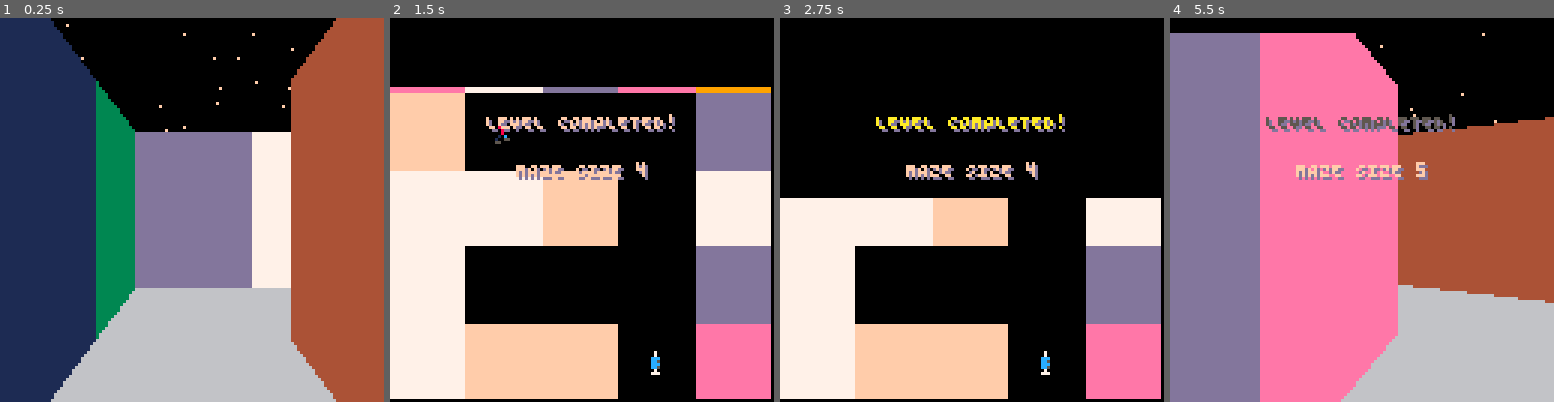
Above: before the commit, frames 1-4 (left to right).
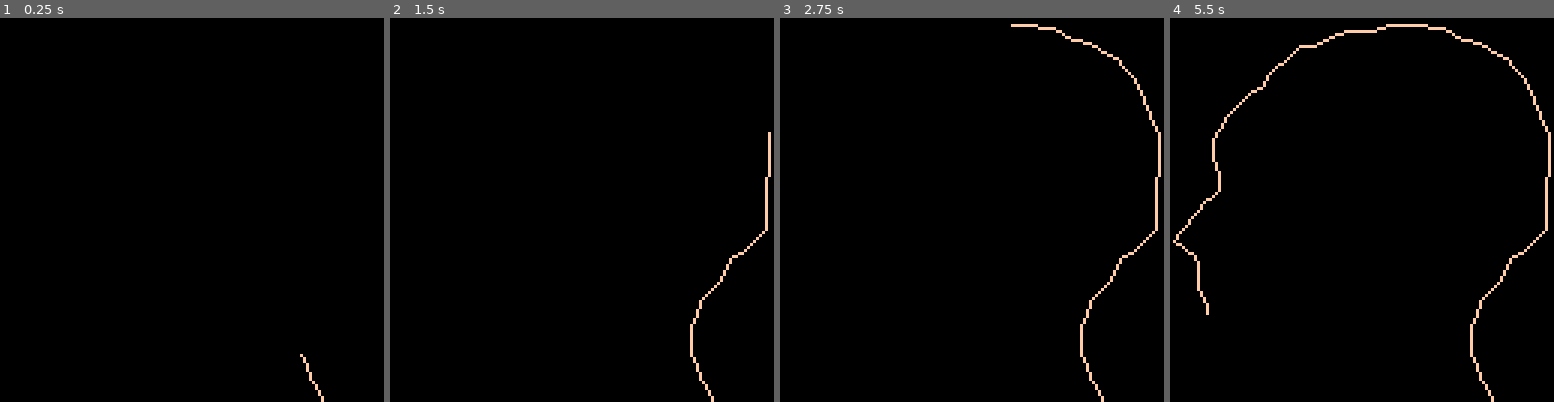
Above: after the commit, the same moments.

Repository: hypp/ld48
Game: PICO-8 cartridge carts/ld48.p8
Two runs of this game, one before a commit and one after it. Both use one fixed random seed, a clock stepped at 60 frames per second and the inputs below.
Inputs:
- Up to frame 1 (0.25 s): no input
- Up to frame 2 (1.5 s): tap X (X key) at 0.33, 1.07 s; tap O (Z key) at 0.7 s
- Up to frame 3 (2.75 s): hold Right 1.6-2.1 s; tap O (Z key) at 1.7, 2.1, 2.5 s; tap X (X key) at 1.85 s; hold Up 2.15-2.42 s; hold Right from 2.47 s (still down)
- Up to frame 4 (5.5 s): tap O (Z key) every 0.4 s from 2.9 to 5.3 s; tap X (X key) at 2.97, 4.08, 5.2 s; release Right at 3.03 s; hold Left 3.08-3.58 s; hold Down 3.63-3.97 s; hold Right 4.02-4.68 s; hold Up 4.73-5.03 s; hold Left from 5.08 s (still down)

The runs differ from the first frame. In frame 1, 84% of the frame differs, in the area x 0-100%, y 0-100%; in frame 2, 50%; in frame 3, 36%; in frame 4, 86%, in the area x 0-100%, y 1-100%.

Commit message:
added head

Diff:
--- a/carts/ld48.p8
+++ b/carts/ld48.p8
@@ -39,6 +39,110 @@
     {0,1, 2, 3, 4, 5, 6, 7,8,9,10,11,12,13,14,15},
     {0,1, 2, 3, 4, 5, 5, 5,3,4, 9, 3,13, 1, 3, 4}
 }
+
+skull = {
+107,127,
+105,122,
+103,120,
+102,116,
+100,112,
+100,109,
+100,108,
+100,103,
+100,102,
+102,98,
+103,94,
+107,90,
+110,87,
+113,80,
+118,77,
+120,75,
+125,70,
+125,66,
+125,59,
+125,55,
+126,49,
+126,44,
+126,41,
+126,38,
+124,35,
+123,32,
+122,30,
+121,27,
+120,25,
+118,21,
+117,19,
+114,16,
+112,13,
+106,10,
+103,8,
+98,7,
+94,5,
+91,3,
+87,3,
+85,2,
+82,2,
+77,2,
+73,2,
+70,3,
+67,4,
+61,4,
+55,5,
+51,7,
+47,9,
+43,9,
+38,14,
+35,16,
+32,19,
+30,23,
+27,24,
+23,28,
+18,33,
+16,37,
+14,40,
+14,45,
+14,47,
+15,49,
+16,52,
+16,54,
+16,57,
+14,59,
+11,61,
+9,64,
+7,66,
+4,70,
+2,72,
+1,74,
+4,76,
+5,77,
+7,78,
+8,79,
+9,83,
+9,87,
+9,90,
+9,90,
+10,92,
+10,92,
+12,95,
+12,98,
+11,102,
+10,107,
+12,108,
+15,109,
+20,113,
+24,113,
+27,112,
+32,112,
+33,113,
+35,114,
+37,116,
+39,119,
+39,120,
+41,123,
+41,126
+}
+
+
 
 N=1
 S=2
@@ -740,6 +844,32 @@
     print_shadow(msg,48,false)
 end
 
+function intro_init_update()
+    music(-1)
+    intro = {}
+    intro.current_point = 0
+
+    current_state = state_play_intro
+end
+
+function intro_update()
+    if intro.current_point < #skull-2 then
+        intro.current_point += 1
+    end
+end
+
+function intro_draw()
+    cls(0)
+    for i=1,intro.current_point,2 do
+        x1 = skull[i]
+        y1 = skull[i+1]
+        x2 = skull[i+2]
+        y2 = skull[i+3]
+        line(x1,y1,x2,y2,15)
+    end
+
+end
+
 
 -- state machine
 
@@ -749,8 +879,9 @@
 
 function _update()
     if current_state == state_init_intro then
-        current_state = state_init_level
+        intro_init_update()
     elseif current_state == state_play_intro then
+        intro_update()
     elseif current_state == state_end_intro then
 
     elseif current_state == state_init_level then
@@ -769,6 +900,7 @@
 function _draw()
     if current_state == state_init_intro then
     elseif current_state == state_play_intro then
+        intro_draw()
     elseif current_state == state_end_intro then
 
     elseif current_state == state_init_level then
